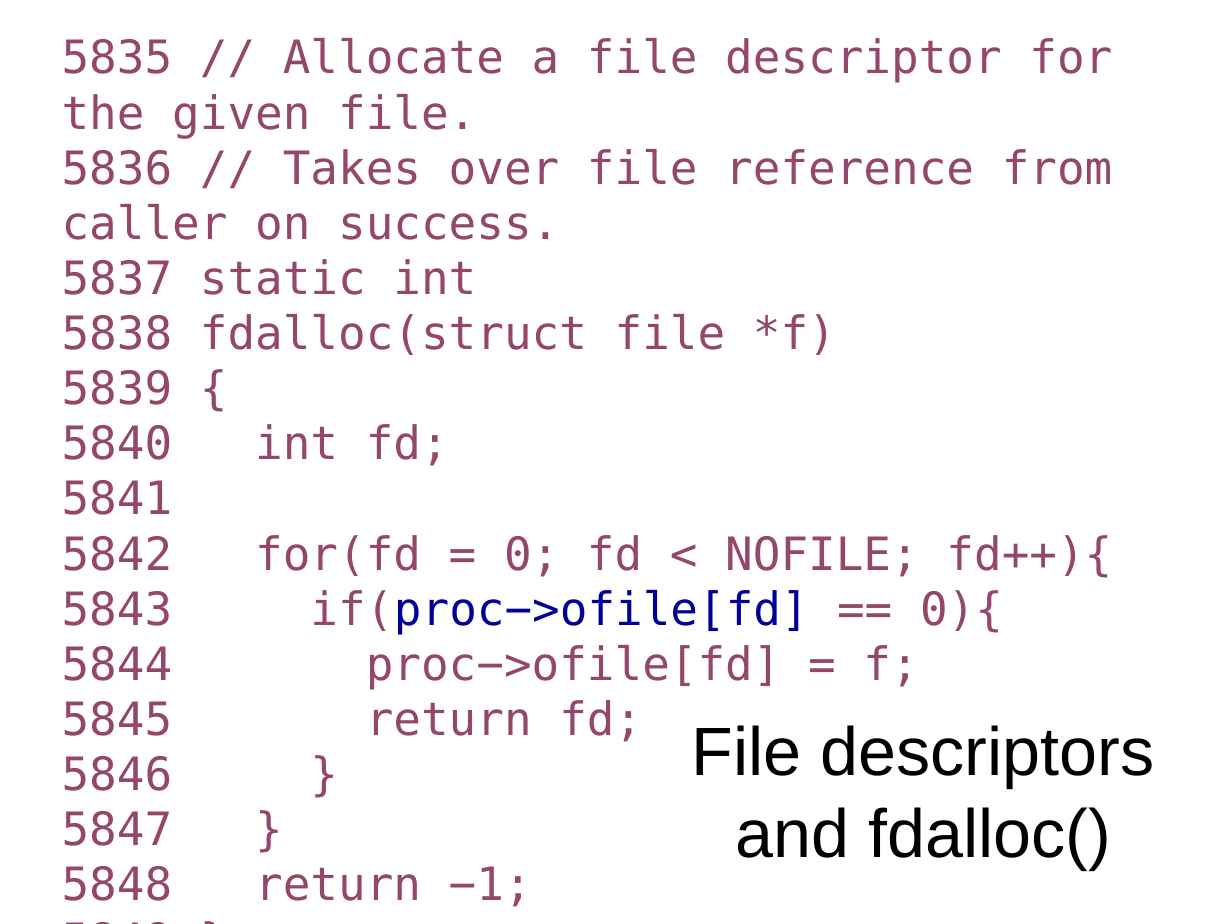
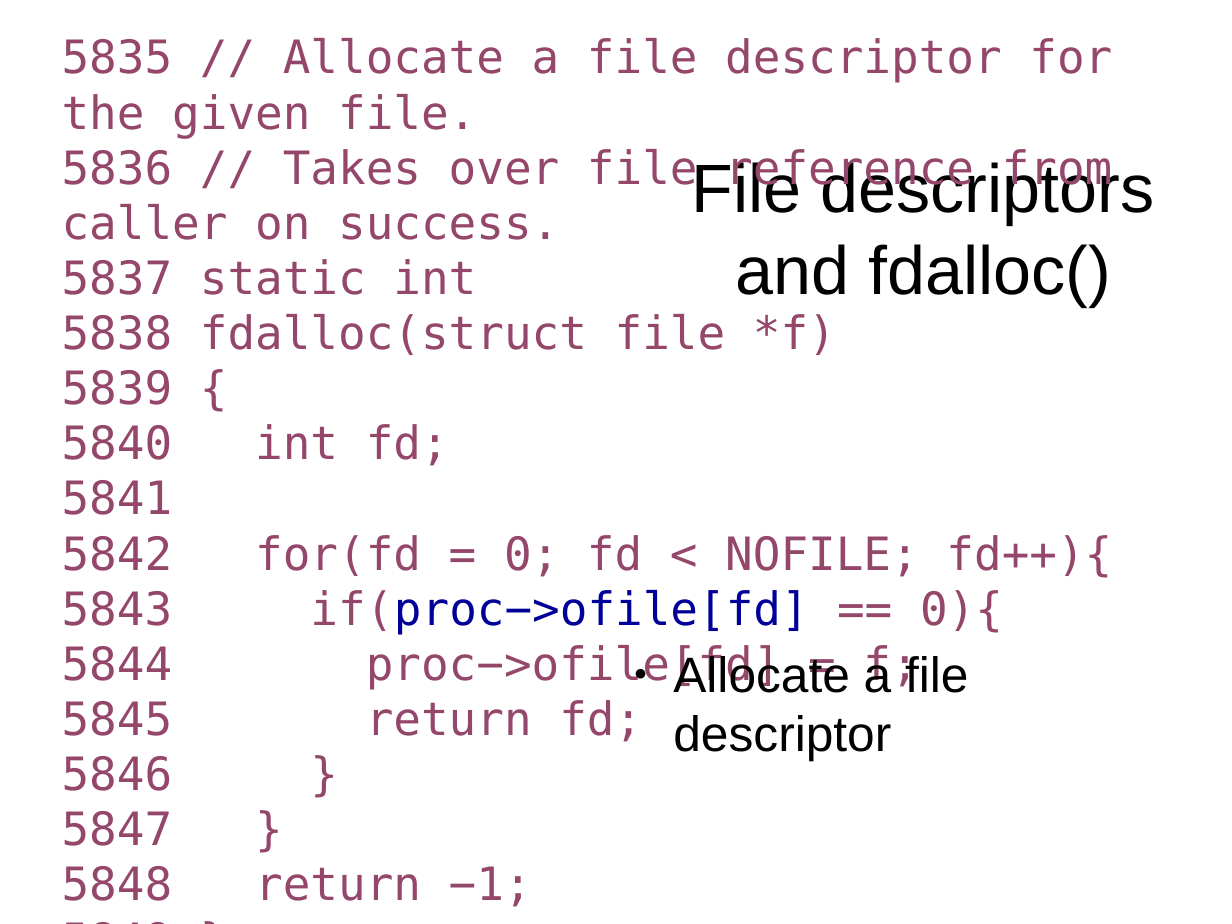
Before and after one commit to antonburtsev/cs5460, a slide deck: slide 119 of lectures/lecture16-file-system/lecture16-file-system.odp (slide 116 before the commit). Drawn at 1232x924 pixels with LibreOffice and Linux fonts; fonts in the diff are those of the drawing. Boxes give left, top, right and bottom in pixels: in the first picture for what was removed or moved away, otherwise in the second. Text is boxed around its words. In the diff, an @@ line names an element or a change of style, - is before the commit and + after.

```diff
--- a/lectures/lecture16-file-system/lecture16-file-system.odp
+++ b/lectures/lecture16-file-system/lecture16-file-system.odp
@@ title "File descriptors and fdalloc()" rewrapped from [692, 725, 1155, 870] to [692, 157, 1155, 306] @@
@@ text added at [673, 652, 968, 761], 32 pt, text #000000 @@
+● Allocate a file descriptor
```
Also in this commit, not shown: 7 other slides changed, 3 slides added, 2 other files.
